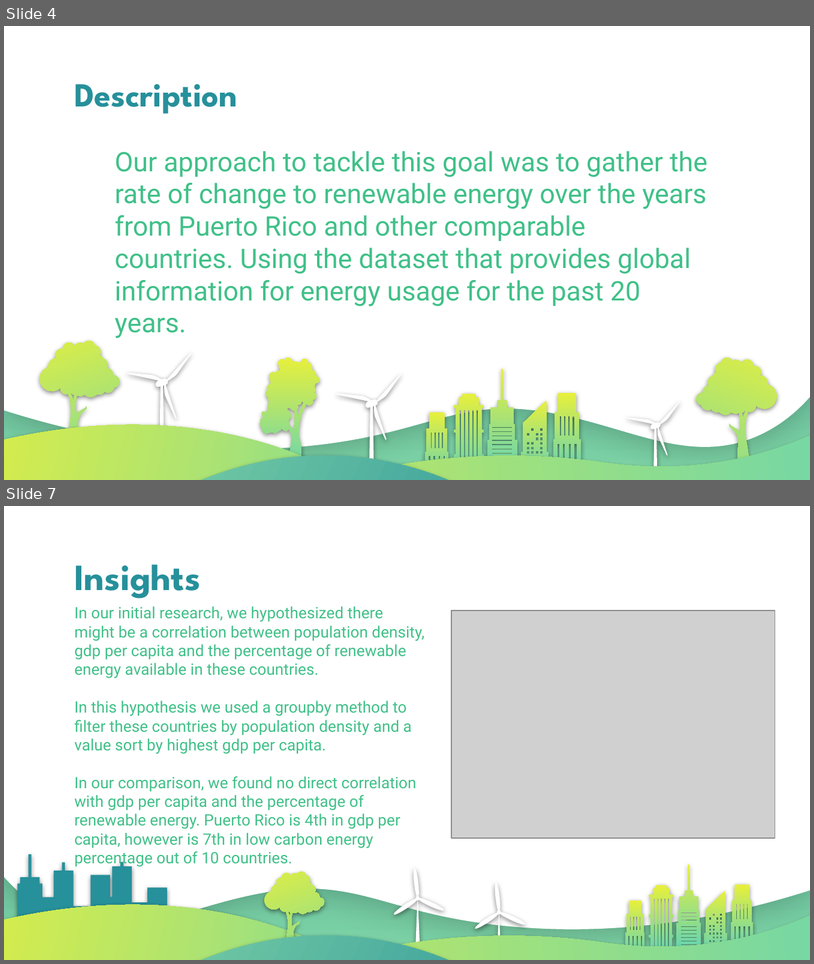
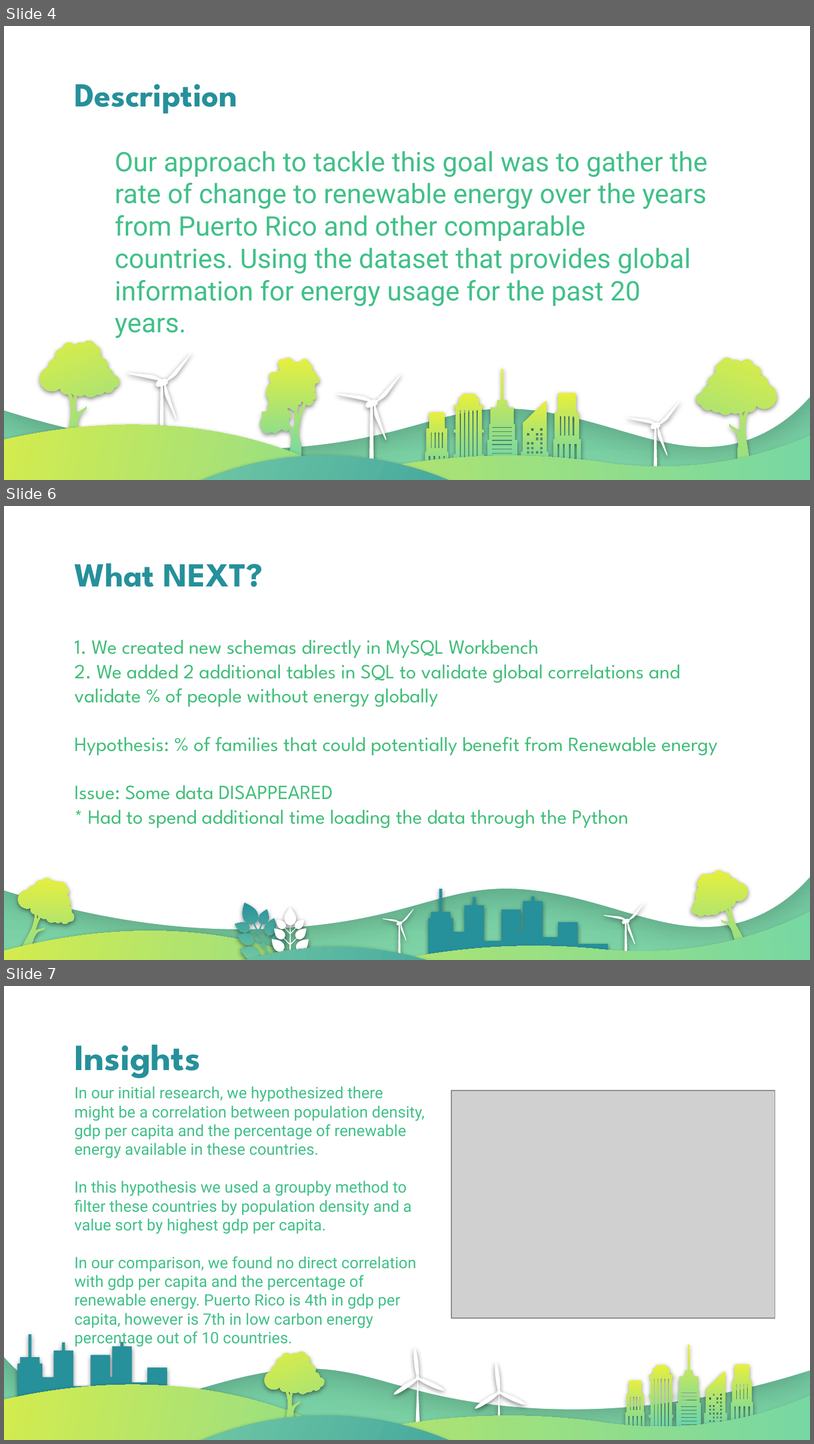
Before and after one commit to verushka333/global_energy_project, a slide deck: PR_energy_project.pptx. Shown one above the other, each under a label of ours: slides 4 and 7 before the commit, slides 4, 6 and 7 after it; the slides between them are not shown. The pictures are 814x964 and 814x1444 pixels, drawn with LibreOffice and Linux fonts; fonts in the diff are those of the drawing; grey boxes stand for pictures. Boxes give left, top, right and bottom in pixels: in the first picture for what was removed or moved away, otherwise in the second. Text is boxed around its words. In the diff, an @@ line names an element or a change of style, - is before the commit and + after.

```diff
--- a/PR_energy_project.pptx
+++ b/PR_energy_project.pptx
@@ slide 6 added at (4,506,810,960), background gradient #26909B to #7FD4A5; not listed: 1 template element that a slide beside it also shows @@
@@ title added at (74,563,717,828), 18 pt, text #40BE78 @@
+What NEXT?
+1. We created new schemas directly in MySQL Workbench
+2. We added 2 additional tables in SQL to validate global correlations and validate % of people without energy globally
+Hypothesis: % of families that could potentially benefit from Renewable energy
+Issue: Some data DISAPPEARED
+* Had to spend additional time loading the data through the Python
@@ freeform shape added at (4,819,810,960), fill gradient #E8F03B to #61D3B7 @@
@@ freeform shape added at (141,842,570,960), fill gradient #7FD4A5 to #26909B @@
@@ freeform shape added at (4,849,553,960), fill gradient #E8F03B to #61D3B7 @@
@@ freeform shape added at (12,876,75,960), fill gradient #E8F03B to #61D3B7 @@
@@ freeform shape added at (691,868,754,960), fill gradient #E8F03B to #61D3B7 @@
@@ freeform shape added at (428,888,608,960), fill #26909B @@
@@ freeform shape added at (236,902,286,960), fill gradient #26909B to #7FD4A5 @@
@@ freeform shape added at (272,907,309,960), fill #FFFFFF @@
@@ freeform shape added at (383,909,414,960), fill #FFFFFF @@
@@ freeform shape added at (604,902,645,960), fill #FFFFFF @@
```
Also in this commit, not shown: 2 slides changed, 2 other slides added, 3 other files.
